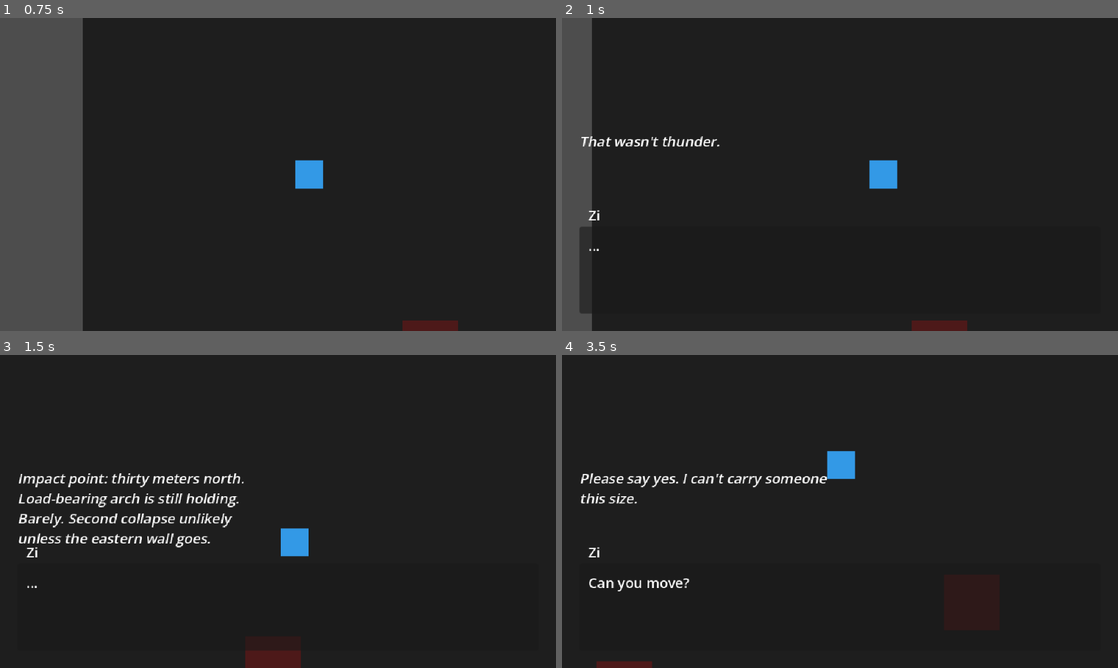
Above: before the commit, frames 1-4 (two rows, left to right).
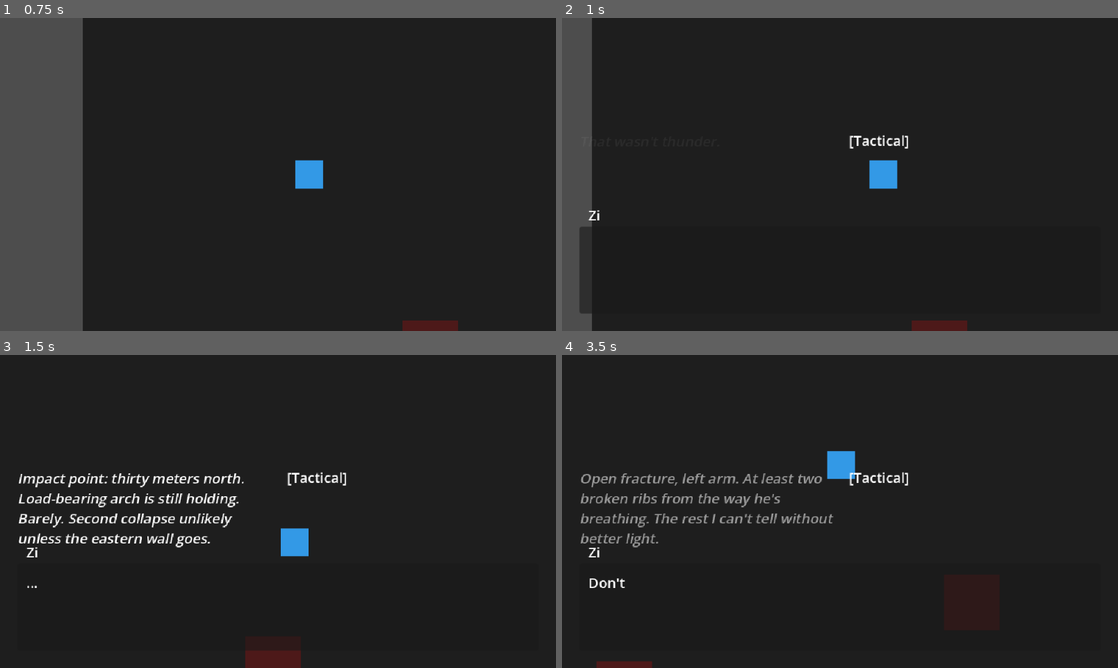
Above: after the commit, the same moments.

Repository: sheetalakadam/blink-in-the-bramble
Game: Godot game, scene res://scenes/world/NaevoriaRuins.tscn
The game is run twice, just before and just after one commit, with the same random seed, the same clock (stepped at 60 frames per second) and the same inputs.
Inputs:
- Up to frame 1 (0.75 s): tap Enter (ui_accept) at 0.5 s; hold Right (ui_right) from 0.53 s (still down); hold Enter (ui_accept) from 0.53 s (still down)
- Up to frame 2 (1 s): keep holding Right (ui_right); keep holding Enter (ui_accept)
- Up to frame 3 (1.5 s): release Right (ui_right) at 1.28 s; release Enter (ui_accept) at 1.28 s; hold Down (ui_down) from 1.28 s (still down); tap Enter (ui_accept) at 1.35 s
- Up to frame 4 (3.5 s): tap Enter (ui_accept) at 1.52, 1.82, 2.85, 3.02, 3.32 s; release Down (ui_down) at 2.03 s; hold Right (ui_right) 2.03-2.78 s; hold Enter (ui_accept) 2.03-2.78 s; hold Up (ui_up) from 2.78 s (still down)

Frame 1 is identical in both runs. In frame 2, 0.6% of the frame differs, in the area x 3-63%, y 37-75%; in frame 3, 0.2%; in frame 4, 2.7%, in the area x 3-63%, y 37-76%.

Commit message:
Implement dialogue UI polish: typewriter, monologue, lens, speaker
- Typewriter effect: visible_ratio tweens from 0 to 1 at 0.03s/char
- Pressing ui_accept mid-typewriter completes instantly; when done, advances
- Monologue text shown with italic BBCode and fade-in when present, hidden when absent
- Lens label (e.g. [Tactical]) displayed near monologue for Zi's observations
- Speaker label updated from line_data.speaker
- Added LensLabel node to DialogueBox.tscn
- DialogueManager checks typewriter state before advancing

Co-Authored-By: Claude Opus 4.6 <noreply@anthropic.com>

Diff:
--- a/scenes/ui/DialogueBox.tscn
+++ b/scenes/ui/DialogueBox.tscn
@@ -55,3 +55,17 @@
 grow_vertical = 2
 bbcode_enabled = true
 text = "[i]Internal thoughts appear here...[/i]"
+
+[node name="LensLabel" type="Label" parent="."]
+anchors_preset = 8
+anchor_left = 0.5
+anchor_top = 0.5
+anchor_right = 0.5
+anchor_bottom = 0.5
+offset_left = 10.0
+offset_top = -50.0
+offset_right = 160.0
+offset_bottom = -30.0
+grow_horizontal = 2
+grow_vertical = 2
+text = "[Tactical]"
--- a/scripts/systems/DialogueManager.gd
+++ b/scripts/systems/DialogueManager.gd
@@ -62,4 +62,9 @@
 # Convenience for player input
 func _input(event: InputEvent) -> void:
 	if is_active and event.is_action_pressed("ui_accept"):
-		advance_dialogue()
+		# Check if DialogueUI is mid-typewriter; if so, skip instead of advancing
+		var dialogue_ui = get_tree().get_first_node_in_group("dialogue_ui")
+		if dialogue_ui and dialogue_ui.is_typewriting:
+			dialogue_ui.skip_typewriter()
+		else:
+			advance_dialogue()
--- a/scripts/ui/DialogueUI.gd
+++ b/scripts/ui/DialogueUI.gd
@@ -1,12 +1,23 @@
 extends CanvasLayer
+
+const TYPEWRITER_SPEED := 0.03  # seconds per character
 
 @onready var spoken_text: RichTextLabel = $MainBox/SpokenText
 @onready var speaker_label: Label = $MainBox/SpeakerLabel
 @onready var inner_monologue: RichTextLabel = $InnerMonologue
+@onready var lens_label: Label = $LensLabel
+
+var is_typewriting := false
+var _typewriter_tween: Tween = null
+var _monologue_tween: Tween = null
 
 func _ready() -> void:
 	print("[DialogueUI] ready, connecting signals")
+	add_to_group("dialogue_ui")
 	visible = false
+	inner_monologue.modulate.a = 0.0
+	inner_monologue.visible = false
+	lens_label.visible = false
 	DialogueManager.dialogue_started.connect(_on_dialogue_started)
 	DialogueManager.dialogue_ended.connect(_on_dialogue_ended)
 	DialogueManager.line_presented.connect(_on_line_presented)
@@ -21,12 +32,69 @@
 
 func _on_line_presented(line_data: Dictionary) -> void:
 	print("[DialogueUI] line_presented signal received for speaker: ", line_data.get("speaker"))
+
+	# Speaker name
 	speaker_label.text = line_data.get("speaker", "???")
+
+	# Spoken text with typewriter effect
 	spoken_text.text = line_data.get("text", "")
+	_start_typewriter()
 
+	# Monologue display
 	var mono = line_data.get("monologue", "")
 	if mono != "":
 		inner_monologue.text = "[i]%s[/i]" % mono
-		inner_monologue.visible = true
+		_fade_monologue_in()
 	else:
-		inner_monologue.visible = false
+		_fade_monologue_out()
+
+	# Lens display
+	var lens = line_data.get("lens", "")
+	if lens != "":
+		lens_label.text = "[%s]" % lens.capitalize()
+		lens_label.visible = true
+	else:
+		lens_label.visible = false
+
+func _start_typewriter() -> void:
+	# Kill any existing typewriter tween
+	if _typewriter_tween and _typewriter_tween.is_valid():
+		_typewriter_tween.kill()
+
+	spoken_text.visible_ratio = 0.0
+	is_typewriting = true
+
+	var char_count = spoken_text.get_parsed_text().length()
+	var duration = char_count * TYPEWRITER_SPEED
+	if duration <= 0.0:
+		# Empty text, complete immediately
+		spoken_text.visible_ratio = 1.0
+		is_typewriting = false
+		return
+
+	_typewriter_tween = create_tween()
+	_typewriter_tween.tween_property(spoken_text, "visible_ratio", 1.0, duration)
+	_typewriter_tween.finished.connect(_on_typewriter_finished)
+
+func _on_typewriter_finished() -> void:
+	is_typewriting = false
+
+func skip_typewriter() -> void:
+	if _typewriter_tween and _typewriter_tween.is_valid():
+		_typewriter_tween.kill()
+	spoken_text.visible_ratio = 1.0
+	is_typewriting = false
+
+func _fade_monologue_in() -> void:
+	if _monologue_tween and _monologue_tween.is_valid():
+		_monologue_tween.kill()
+	inner_monologue.visible = true
+	_monologue_tween = create_tween()
+	_monologue_tween.tween_property(inner_monologue, "modulate:a", 1.0, 0.3)
+
+func _fade_monologue_out() -> void:
+	if _monologue_tween and _monologue_tween.is_valid():
+		_monologue_tween.kill()
+	# Instant hide for now (fade out would require await which complicates things)
+	inner_monologue.visible = false
+	inner_monologue.modulate.a = 0.0
